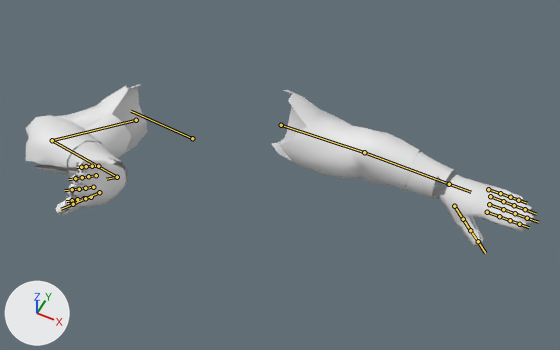
A saved change to the Blender file sources_blender/bras_fps_anims.blend.
One viewpoint serves both versions: a 50 mm lens placed at (0.911, -1.34, 3.001), pointed at (0.327, -0.172, 1.541). Arrows for +X, +Y and +Z are at lower left; the lights stay in place. The picture after the commit comes second. Both versions are drawn at frame 31 of the action 'lourd_vertical'; the numbers are the values there. The bones that change, and the others that lie on the model, are drawn over the model as lines.

Objects in the first picture: 'brassards', 'gants', 'manches'.
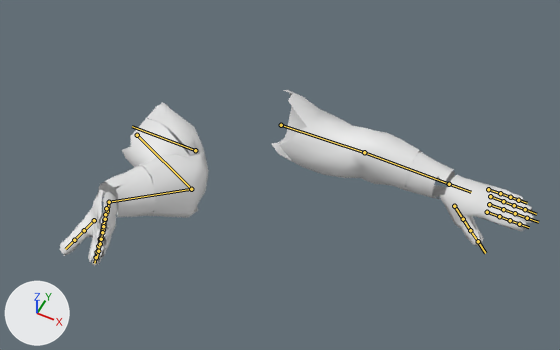
What differs and where, as boxes [x1, y1, x2, y2] in the pictures (560 x 350 px):
'manches', posed (24% narrower, 21% taller): before [25, 84, 420, 190]; after [122, 90, 420, 218]
'gants', posed: before [56, 160, 534, 246]; after [60, 175, 534, 266]
'brassards', posed (7% narrower, 14% taller): before [68, 141, 455, 199]; after [97, 151, 455, 217]
bone 'clavicle_r', root to tip: before (192, 138) to (131, 111); after (195, 150) to (132, 126)
bone 'upperarm_r', root to tip: before (136, 120) to (52, 140); after (137, 135) to (191, 189)
bone 'lowerarm_r', root to tip: before (52, 140) to (117, 177); after (191, 189) to (109, 202)
bone 'hand_r', root to tip: before (117, 177) to (106, 179); after (109, 202) to (107, 213)

What the commit changed:
Bone 'clavicle_r' (bone_clavicle_r) moves from (-0.05, -0.102, 0.0) to (-0.057, -0.124, -0.026).
Bone 'clavicle_r' (bone_clavicle_r) turns from (0, 0, 22) to (-1, -1, 25) degrees about its own x, y and z.
Bone 'upperarm_r' (bone_upperarm_r) turns from (42, 15, -5) to (46, -13, 160) degrees about its own x, y and z.
Bone 'lowerarm_r' (bone_lowerarm_r) turns from (92, 14, -80) to (90, -7, 92) degrees about its own x, y and z.
Bone 'hand_r' (bone_hand_r) turns from (-35, 0, 70) to (-9, 2, -60) degrees about its own x, y and z.
